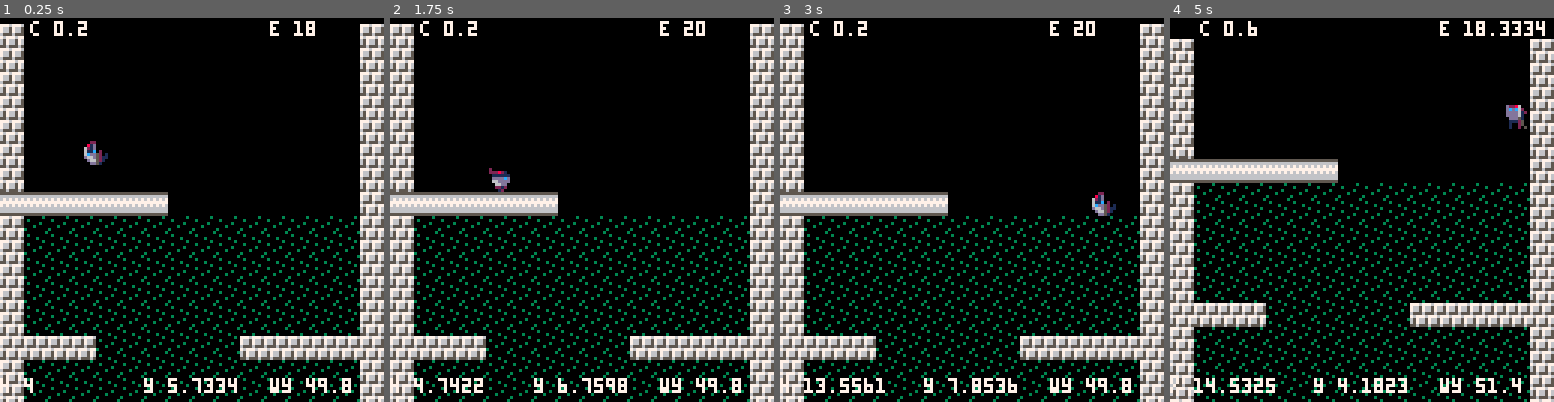
Above: before the commit, frames 1-4 (left to right).
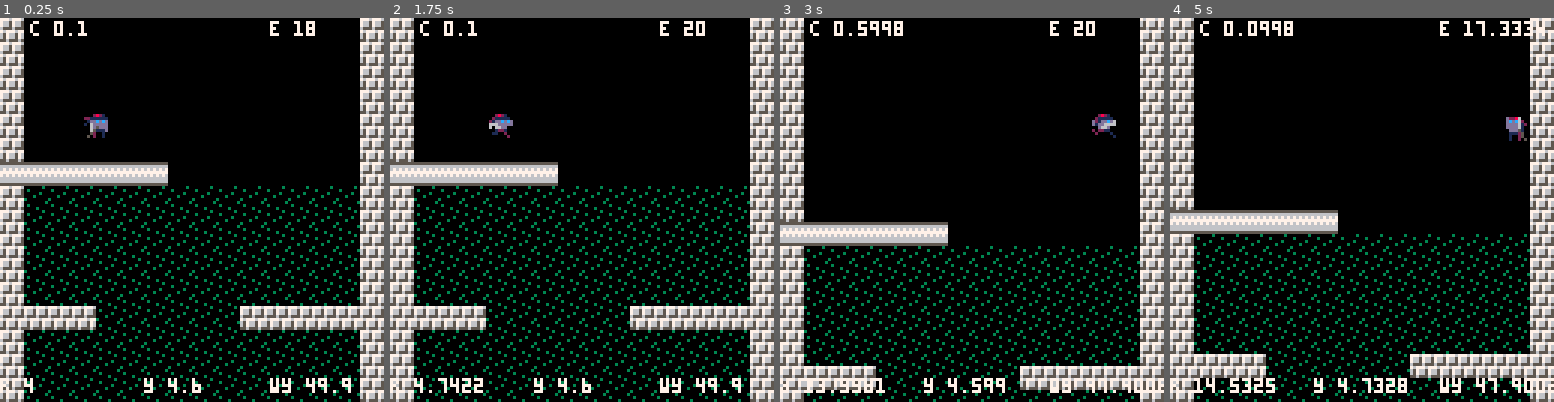
Above: after the commit, the same moments.

Repository: ggaughan/wake-of-the-ninja
Game: PICO-8 cartridge wakey.p8
The game is run twice, just before and just after one commit, with the same random seed, the same clock (stepped at 60 frames per second) and the same inputs.
Inputs:
- Up to frame 1 (0.25 s): no input
- Up to frame 2 (1.75 s): hold Right from 1.6 s (still down)
- Up to frame 3 (3 s): release Right at 2.1 s; hold Up 2.15-2.42 s; hold Right from 2.47 s (still down)
- Up to frame 4 (5 s): release Right at 3.03 s; hold Left 3.08-3.58 s; hold Down 3.63-3.97 s; hold Right 4.02-4.68 s; hold Up from 4.73 s (still down)

The runs differ from the first frame. In frame 1, 29% of the frame differs, in the area x 0-100%, y 0-100%; in frame 2, 29%; in frame 3, 27%; in frame 4, 29%.

Commit message:
Scrolling smooth - broken collision next

Diff:
--- a/wakey.p8
+++ b/wakey.p8
@@ -32,10 +32,12 @@
 w_default_row = {w_default_brick,0,0,0,0,0,0,0,0,0,0,0,0,0,0,w_default_brick}
 w_start_brick = 141
 
-w_g_y = 0.1  -- gravity
+--temp:w_g_y = 0.1  -- gravity
+w_g_y = 0
 
 pl_start_y = 4
-scroll_dy = 0.2
+--scroll_dy = 0.2
+scroll_dy = 0.1
 wdy = 0
 
 default_energy = 1
@@ -118,7 +120,7 @@
  end
 
 	local in_water = pl.y + wy + pl.dy - w_g_y > water_level
-	printh("*"..(pl.y + wy + pl.dy - w_g_y) .."..".. water_level )
+	--printh("*"..(pl.y + wy + pl.dy - w_g_y) .."..".. water_level )
 
 	if not btn(⬇️) and in_water then
  	pl.energy += default_energy
@@ -160,8 +162,8 @@
 
 	-- todo revisit
 	if in_water then
-		printh(pl.dy)
-		if pl.dy > -0.1 then
+		--printh(pl.dy)
+		if pl.dy < -0.1 then
 			solid_pl = solid_a(pl, 0, pl.dy+wdy-w_g_y)
 			if pl.state != t and pl.state != jump then
 				if not solid_pl then
@@ -203,13 +205,13 @@
 end
 
 function update_map(cwy)
- for y=0,15 do
+ for y=-1,16 do
 		--mset(0,y,1+y%1+(wy%2))
 		for x=0,15 do
-			if w[cwy+y] then
+			if w[ceil(cwy)+y] then
 				--printh(wy+y..","..#w[wy+y])
-				if w[cwy+y][wx+x] then
-					mset(x,y,w[cwy+y][wx+x])
+				if w[ceil(cwy)+y][wx+x] then
+					mset(x,y,w[ceil(cwy)+y][wx+x])
 				else
 					mset(x,y,w_default_row[x+1])
 				end
@@ -224,7 +226,8 @@
  control_player(pl)
 
  -- todo skip if not changed
- update_map(ceil(wy))
+ --update_map(ceil(wy))
+ update_map(wy)
 
  foreach(actor, move_actor)
 end
@@ -292,10 +295,26 @@
  --elseif pl.y > 8 then
  --	camera(0,32)
  --end
- --printh(wy.." "..ceil(wy)-wy)
-
- map(0,0,0,ceil((ceil(wy)-wy)*10),16,16)
+ -- printh(wy.." "..((wy%8))..","..8-(ceil(wy)-wy)*10)
+ --printh(wy..","..pl.y.." "..(wy%8))
+
+ --camera(0, 8-(ceil(wy)-wy)*10)
+ --camera(0, wy%8)
+
+ --map(0,0,0,ceil((ceil(wy)-wy)*10),16,1)
+
+ --camera(0, -wy%8)
+ map(0,0,0,-(1-(ceil(wy)-wy))*8,16,1)
+ --camera()
+ map(0,1,0,(ceil(wy)-wy)*8,16,16)
+
+
+ --map(0,0,0,ceil((ceil(wy)-wy)*10),16,16)
+ --map(0,1,0,ceil((ceil(wy)-wy)*10),16,16)
+ --map(0,1,0,-wy%8,16,17)
+
  --map(0,0,0,0,16,16)
+ --camera()
 
  foreach(actor,draw_actor)
 
@@ -371,7 +390,9 @@
 
  -- grab the cell value
  --val=mget(x, y)
+ --camera(0, 8-(ceil(wy)-wy)*10)
  val=mget(x, y)
+ --camera()
 	--printh(x..","..y)
  -- check if flag 0 is set (the
  -- red toggle button in the
@@ -388,7 +409,7 @@
 
 function solid_area(x,y,w,h)
 
-	y = y - (ceil(wy)-wy)
+	--y = y - (ceil(wy)-wy)
 
  if debug then
 		--rect(x*8-w*16, y*8-h*16, x*6+w*16, y*8+h*16, 9)
